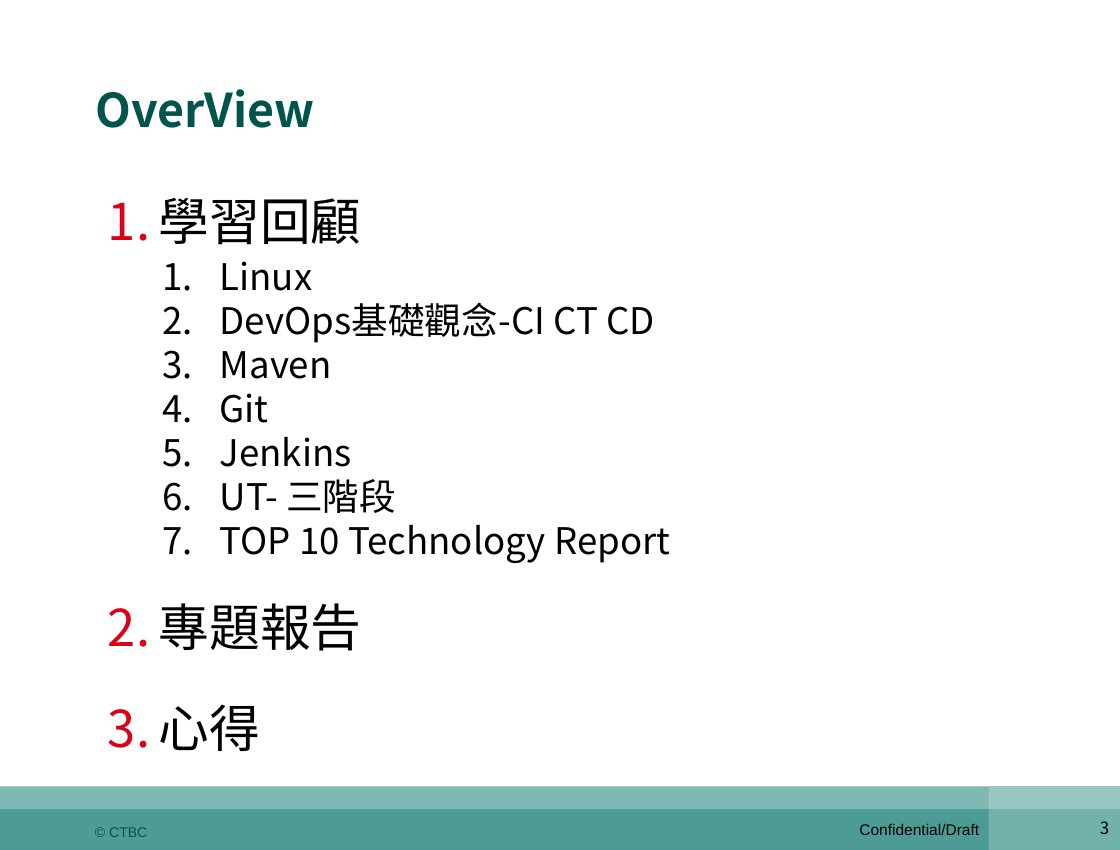
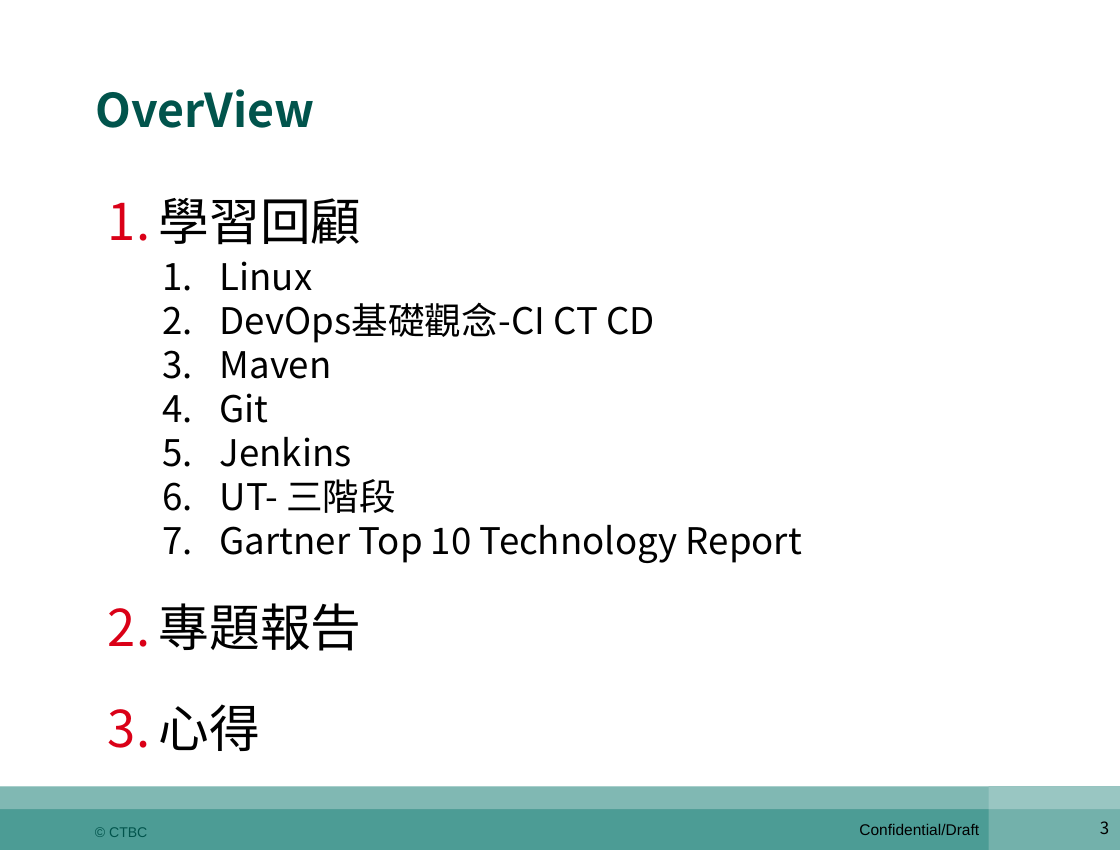
Before and after one commit to shaven105/duh, a slide deck: slide 3 of DevOps期末報告陸冠綸z00045984.pptx. Drawn at 1120x850 pixels with LibreOffice and Linux fonts; fonts in the diff are those of the drawing. Boxes give left, top, right and bottom in pixels: in the first picture for what was removed or moved away, otherwise in the second. Text is boxed around its words. In the diff, an @@ line names an element or a change of style, - is before the commit and + after.

```diff
--- a/DevOps期末報告陸冠綸z00045984.pptx
+++ b/DevOps期末報告陸冠綸z00045984.pptx
@@ text at [220,524,802,563]: text changed @@
-7. TOP 10 Technology Report
+7. Gartner Top 10 Technology Report
```
Also in this commit, not shown: 8 other slides changed, 9 slides added, 5 slides removed, 3 other files.
